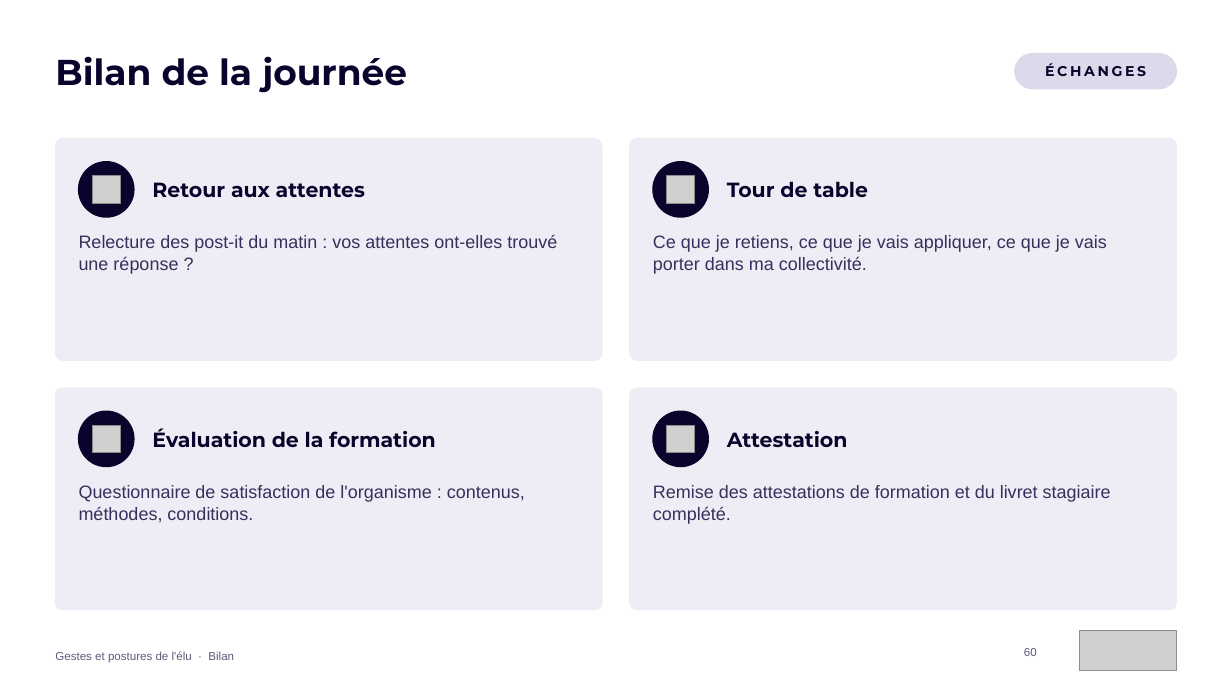
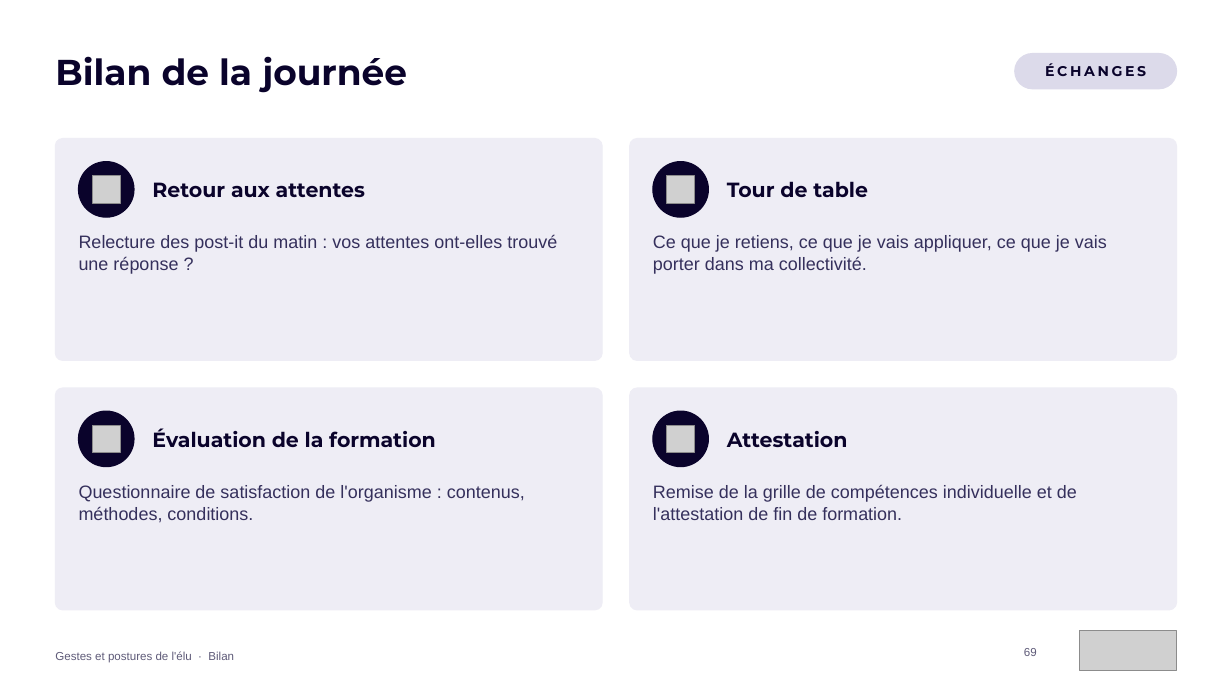
Before and after one commit to maxencedruellefourniez-prog/jefferco-pellets-prospects, a slide deck: slide 69 of formations/Formation_Gestes_et_postures_de_l_elu_ENMA.pptx (slide 60 before the commit). Drawn at 1232x693 pixels with LibreOffice and Linux fonts; fonts in the diff are those of the drawing; grey boxes stand for pictures. Boxes give left, top, right and bottom in pixels: in the first picture for what was removed or moved away, otherwise in the second. Text is boxed around its words. In the diff, an @@ line names an element or a change of style, - is before the commit and + after.

```diff
--- a/formations/Formation_Gestes_et_postures_de_l_elu_ENMA.pptx
+++ b/formations/Formation_Gestes_et_postures_de_l_elu_ENMA.pptx
@@ text at bbox=[653, 484, 1077, 520]: text changed @@
-Remise des attestations de formation et du livret stagiaire complété.
+Remise de la grille de compétences individuelle et de l'attestation de fin de formation.
```
Also in this commit, not shown: 43 other slides changed, 10 slides added, 1 other file.
